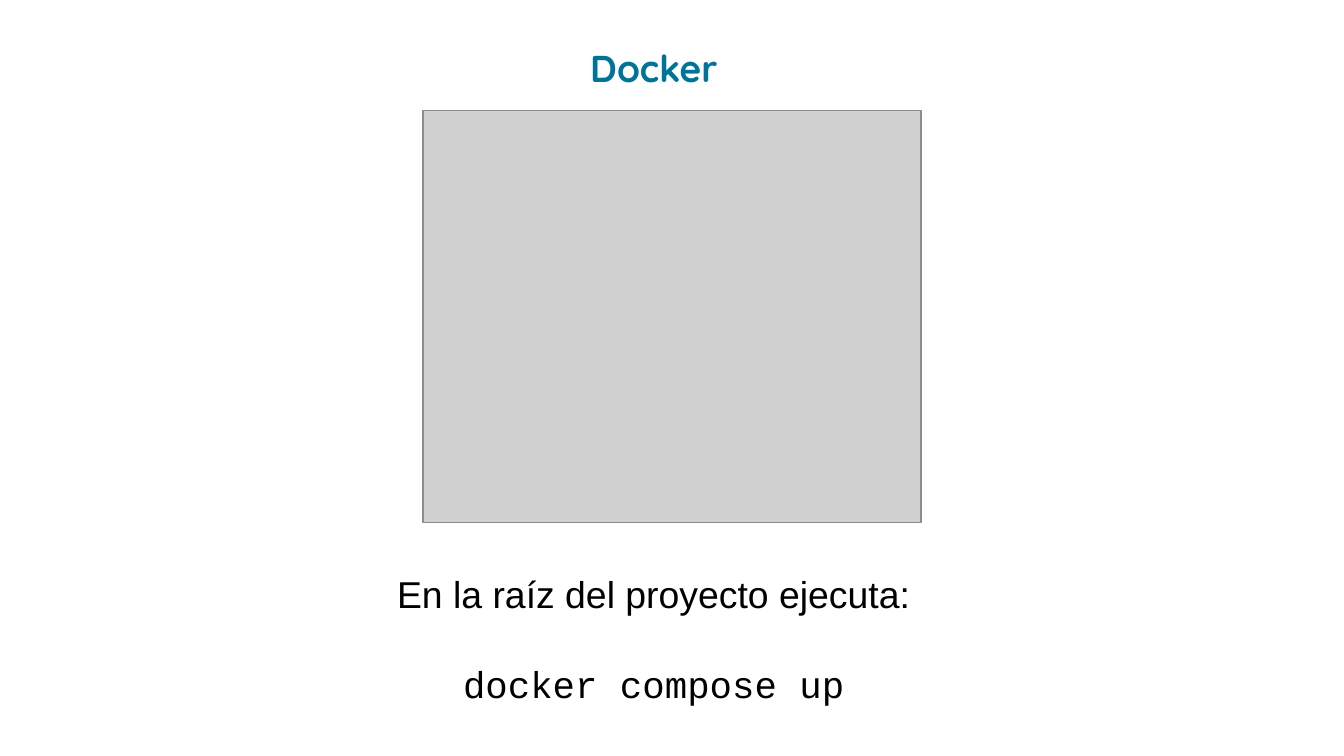
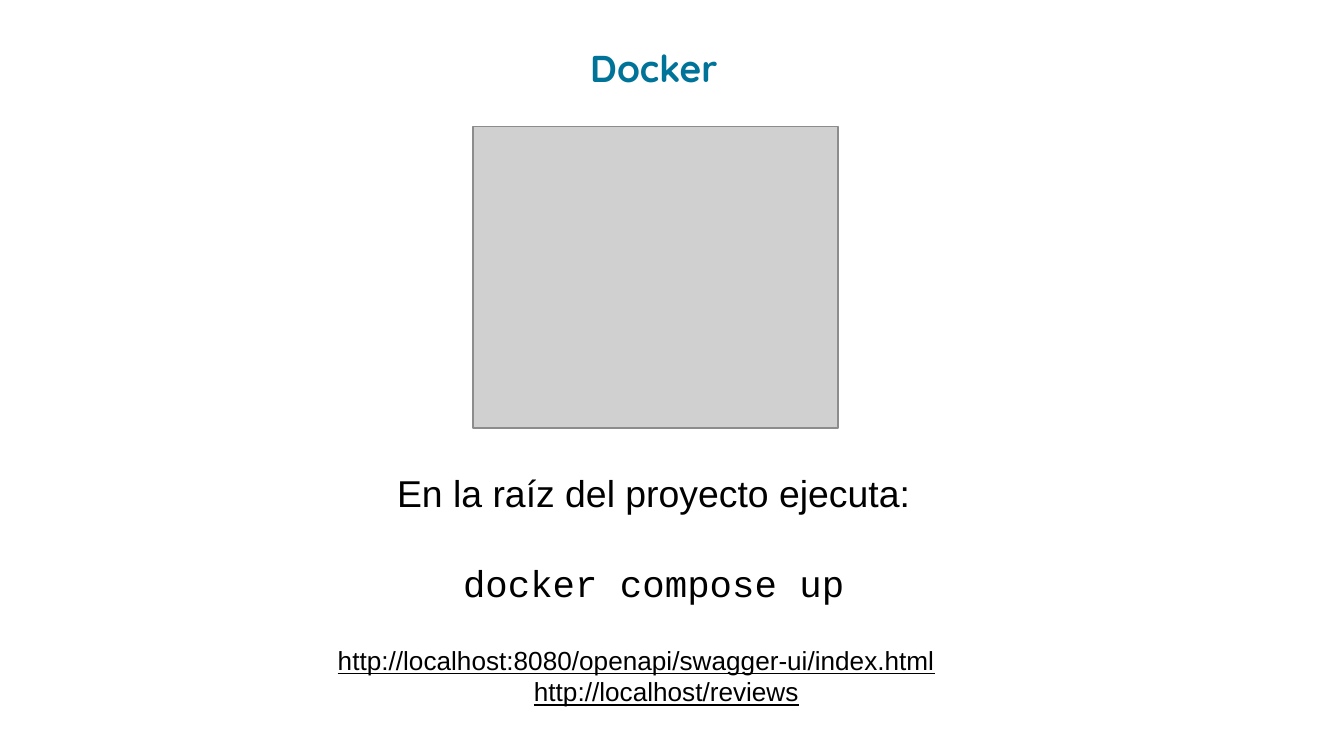
Before and after one commit to grupoinetel/curso-devops-ulpgc, a slide deck: slide 6 of ppt/curso-devops-ultpgc.pptx. Drawn at 1344x756 pixels with LibreOffice and Linux fonts; fonts in the diff are those of the drawing; grey boxes stand for pictures; background and template pictures are left out. Boxes give left, top, right and bottom in pixels: in the first picture for what was removed or moved away, otherwise in the second. Text is boxed around its words. In the diff, an @@ line names an element or a change of style, - is before the commit and + after.

```diff
--- a/ppt/curso-devops-ultpgc.pptx
+++ b/ppt/curso-devops-ultpgc.pptx
@@ picture: place and size @@
-picture at (423, 110, 922, 523)
+picture at (473, 126, 837, 429)
@@ text "En la raíz del proyecto ...": place and size @@
-text "En la raíz del proyecto ..." at (397, 580, 910, 706)
+text "En la raíz del proyecto ..." at (397, 479, 910, 605)
@@ text added at (338, 651, 934, 707), 14 pt, text #000000, underline @@
+http://localhost:8080/openapi/swagger-ui/index.html
+http://localhost/reviews
```
Also in this commit, not shown: 2 other slides changed, 1 other file.
